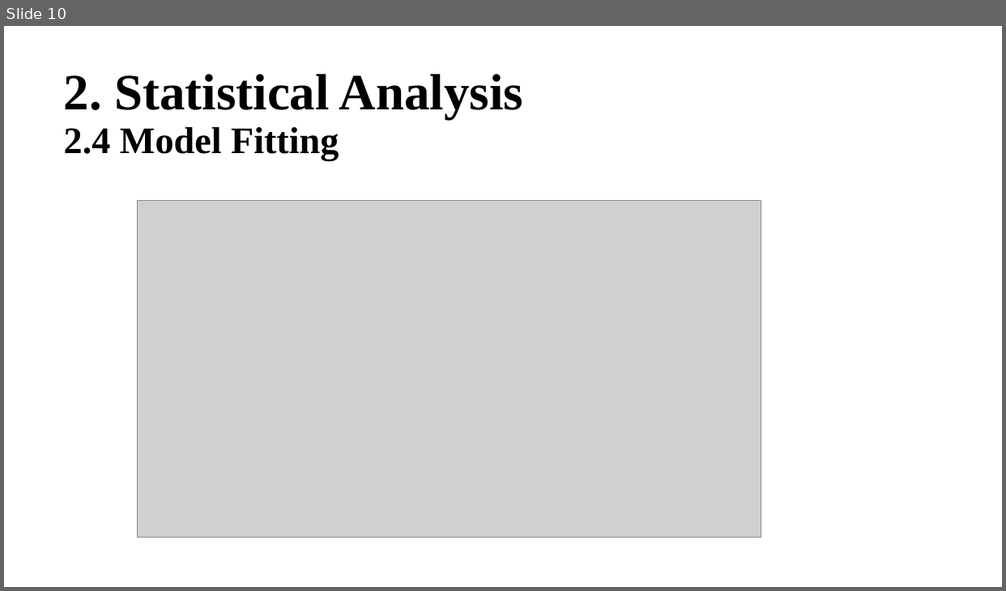
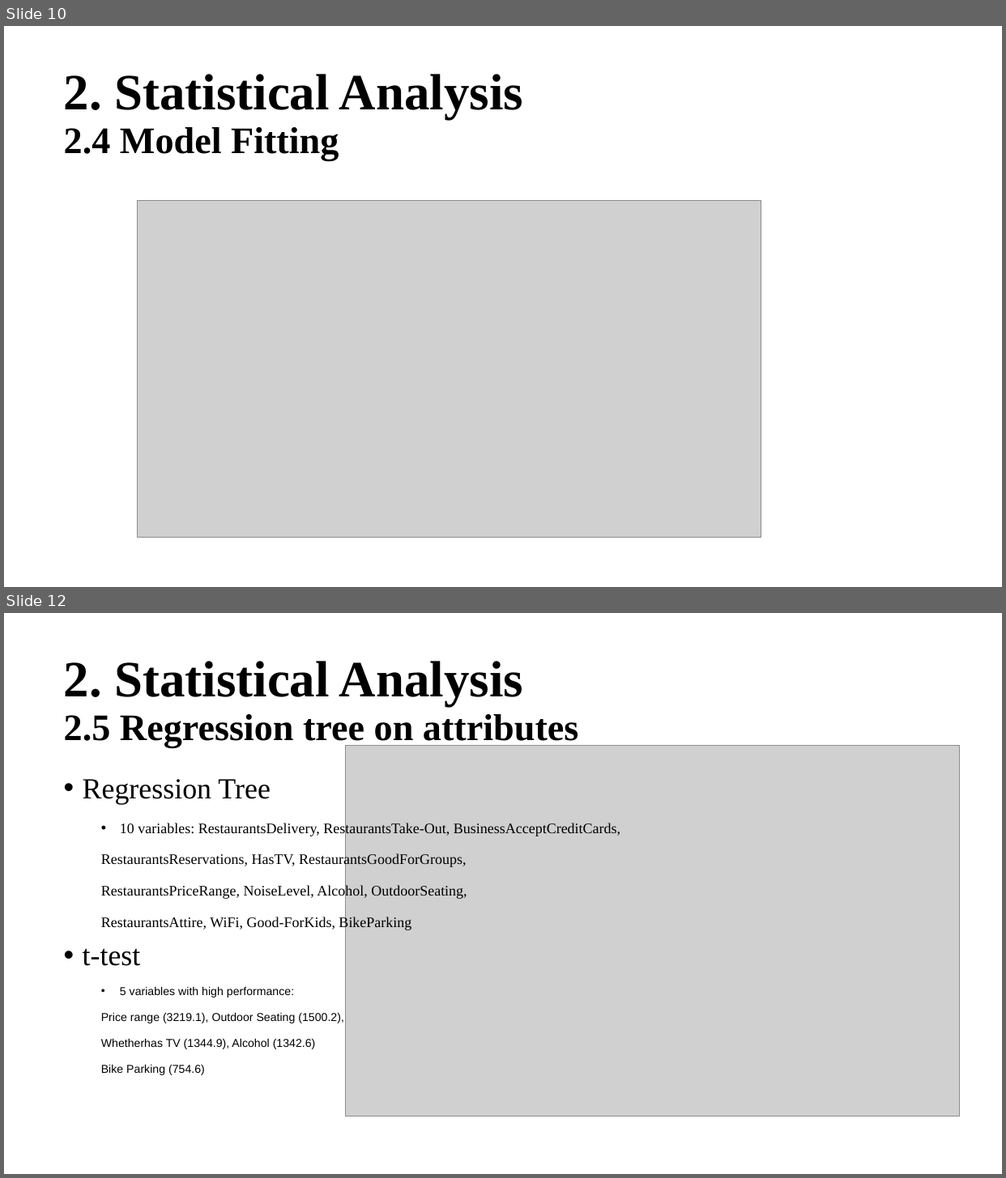
Before and after one commit to Jiawei98/Stat628-Module3, a slide deck: Slides/628module3_Slides.pptx. Shown one above the other, each under a label of ours: slide 10 before the commit, slides 10 and 12 after it; the slides between them are not shown. The pictures are 1006x591 and 1006x1178 pixels, drawn with LibreOffice and Linux fonts; fonts in the diff are those of the drawing; grey boxes stand for pictures. Boxes give left, top, right and bottom in pixels: in the first picture for what was removed or moved away, otherwise in the second. Text is boxed around its words. In the diff, an @@ line names an element or a change of style, - is before the commit and + after.

```diff
--- a/Slides/628module3_Slides.pptx
+++ b/Slides/628module3_Slides.pptx
@@ slide 12 added at bbox=[4, 613, 1002, 1174], background #FFFFFF @@
@@ title added at bbox=[64, 661, 578, 747], 36 pt, text #000000, bold @@
+2. Statistical Analysis
+2.5 Regression tree on attributes
@@ picture added at bbox=[345, 746, 959, 1116] @@
@@ text added at bbox=[83, 779, 620, 1076], 14 pt, text #000000 @@
+• Regression Tree
+  • 10 variables: RestaurantsDelivery, RestaurantsTake-Out, BusinessAcceptCreditCards,
+  RestaurantsReservations, HasTV, RestaurantsGoodForGroups,
+  RestaurantsPriceRange, NoiseLevel, Alcohol, OutdoorSeating,
+  RestaurantsAttire, WiFi, Good-ForKids, BikeParking
+• t-test
+  • 5 variables with high performance:
+  Price range (3219.1), Outdoor Seating (1500.2),
+  Whetherhas TV (1344.9), Alcohol (1342.6)
+  Bike Parking (754.6)
```
Also in this commit, not shown: 4 slides changed, 4 other slides added, 13 other files.
